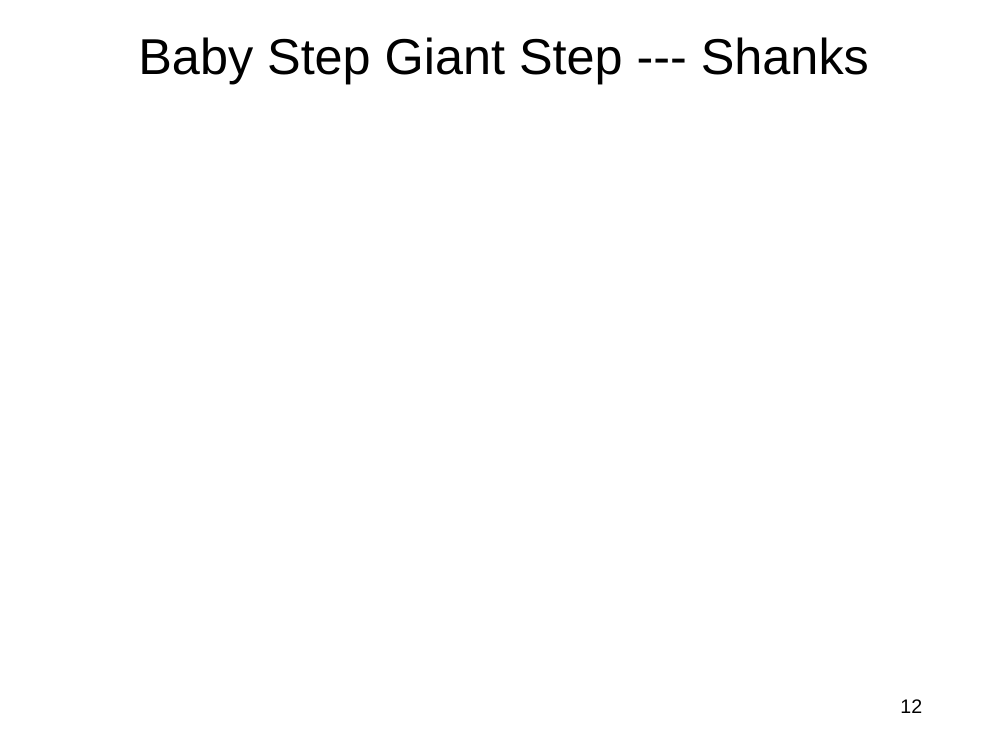
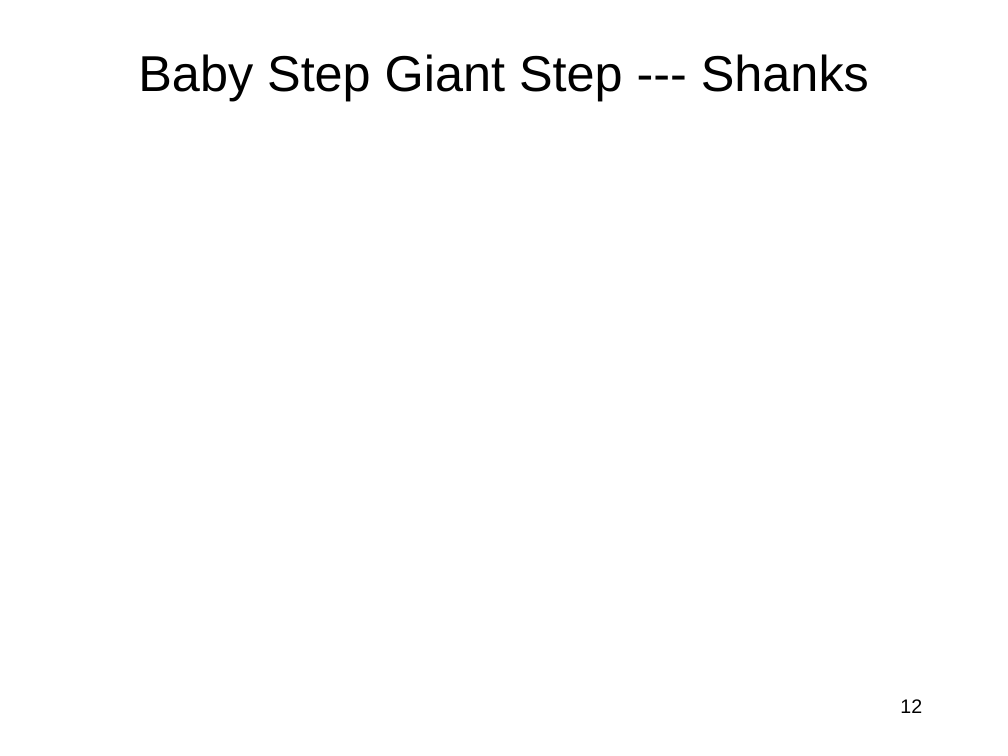
Before and after one commit to jlmucb/class_notes, a slide deck: slide 12 of BerkeleyClass/CS290Spring2013/Lectures/Cryptoclass8.pptx. Drawn at 1008x756 pixels with LibreOffice and Linux fonts; fonts in the diff are those of the drawing; grey boxes stand for pictures. Boxes give left, top, right and bottom in pixels: in the first picture for what was removed or moved away, otherwise in the second. Text is boxed around its words. In the diff, an @@ line names an element or a change of style, - is before the commit and + after.

```diff
--- a/BerkeleyClass/CS290Spring2013/Lectures/Cryptoclass8.pptx
+++ b/BerkeleyClass/CS290Spring2013/Lectures/Cryptoclass8.pptx
@@ title "Baby Step Giant Step --- ...": place and size @@
-title "Baby Step Giant Step --- ..." at [138, 37, 869, 84]
+title "Baby Step Giant Step --- ..." at [138, 54, 869, 101]
```
Also in this commit, not shown: 17 other slides changed, 1 other file.
